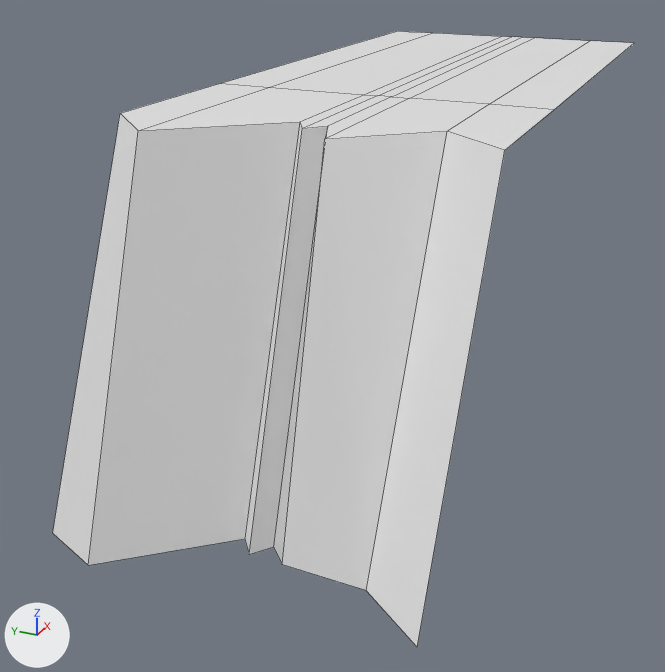
Renders of the FBX model DuckingBread/Assets/Models/GalapagosGuy/Terrain_3.fbx from each side of a commit.
One viewpoint serves both versions: a 50 mm camera at (-3.9, -3.94, 1.92) aimed at (1.07, -1.71, -0.56). Lighting does not change. The marker at lower left points along +X, +Y and +Z. Mesh edges are drawn as thin lines.

In view in the first picture: 'terrain_3'.
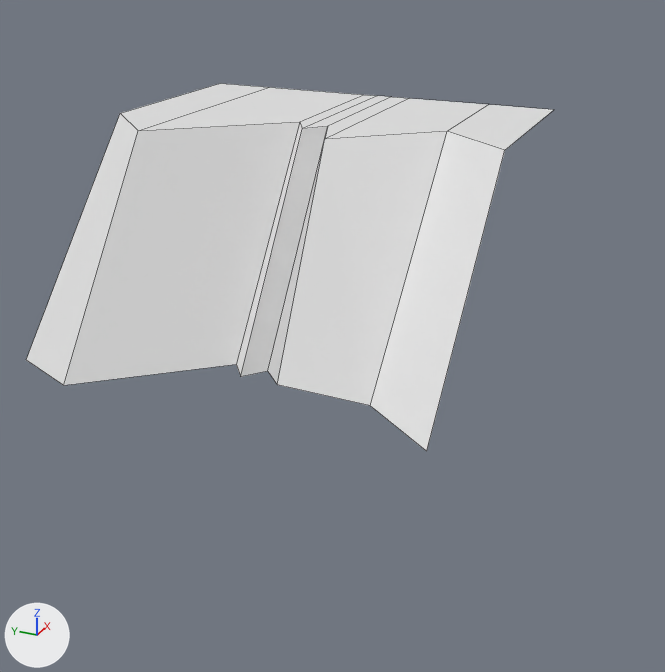
Changed parts and their boxes (x1, y1, x2, y2) in the pictures (665 x 672 px; the box of a moved part takes in the faces that stretch with it):
'terrain_3', reshaped (9% narrower, 40% shorter): before (53, 31, 634, 647); after (26, 83, 553, 451)
part 1 of me_cube_003, moved or reshaped: before (53, 114, 504, 647); after (26, 114, 504, 451)
part 2 of me_cube_003, deleted: before (221, 31, 634, 110)

What the commit changed:
me_cube_003 has 32 vertices, 21 faces and spans x -1.04..4.0, y -1.0..1.0, z -1.0..1.0.
me_cube_003 is used by ob_terrain_3; location (0.0, -2.0, 0.0).
Verts and faces of me_cube_003; kept vertices keep their numbers, new ones are numbered from 32.
Before the commit, vertices of me_cube_003: 0 (-0.9, -1.0, -1.0) at pixel (417, 647), 2 (-0.9, 1.0, -1.0) at pixel (52, 533), 6 (-1.04, 0.67, -1.0) at pixel (88, 565), 9 (-0.53, -0.1, -1.0) at pixel (273, 547), 10 (-0.65, -0.66, -1.0) at pixel (366, 590).
Before the commit, vertices of me_cube_003: 16 (-0.53, 0.07, -1.0) at pixel (244, 538), 18 (-0.64, -0.02, -1.0) at pixel (249, 554), 21 (-0.64, -0.2, -1.0) at pixel (282, 564).
Before the commit, vertices of me_cube_003: 4 (1.0, -1.0, 1.0) at pixel (554, 109), 5 (1.0, 1.0, 1.0) at pixel (220, 83), 8 (1.0, 0.67, 1.0) at pixel (269, 87), 11 (1.0, -0.1, 1.0) at pixel (391, 96), 12 (1.0, -0.66, 1.0) at pixel (489, 104).
Before the commit, vertices of me_cube_003: 17 (1.0, 0.07, 1.0) at pixel (363, 94), 19 (1.0, -0.02, 1.0) at pixel (377, 95), 22 (1.0, -0.2, 1.0) at pixel (409, 98), 24 (4.0, -1.0, 1.0) at pixel (634, 42), 25 (4.0, 1.0, 1.0) at pixel (396, 31).
Before the commit, vertices of me_cube_003: 26 (4.0, 0.67, 1.0) at pixel (433, 32), 27 (4.0, -0.1, 1.0) at pixel (521, 37), 28 (4.0, -0.66, 1.0) at pixel (590, 40), 29 (4.0, 0.07, 1.0) at pixel (501, 36), 30 (4.0, -0.02, 1.0) at pixel (511, 36).
Before the commit, vertices of me_cube_003: 31 (4.0, -0.2, 1.0) at pixel (534, 37).
Part 1, on me_cube_003:
Vertices 0, 2, 6, 9, 10, 16, 18, 21 move by (0.0, 0.0, 1.0).
Part 2, on me_cube_003:
Vertices deleted: 24 to 31 (with the faces that use them).
